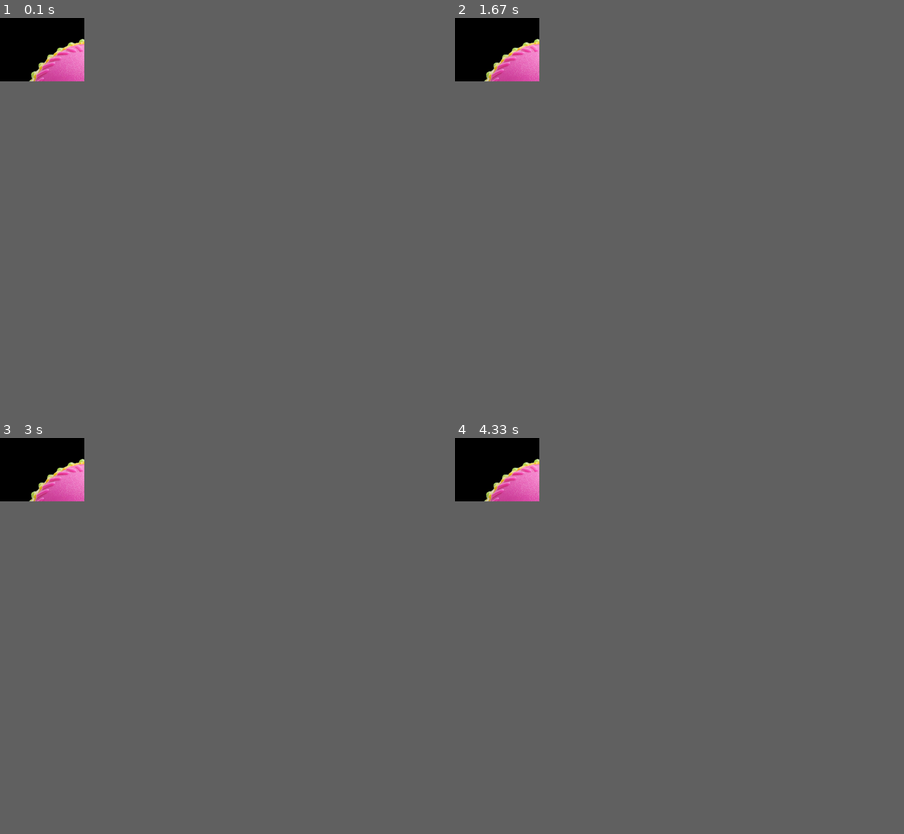
Above: before the commit, frames 1-4 (two rows, left to right).
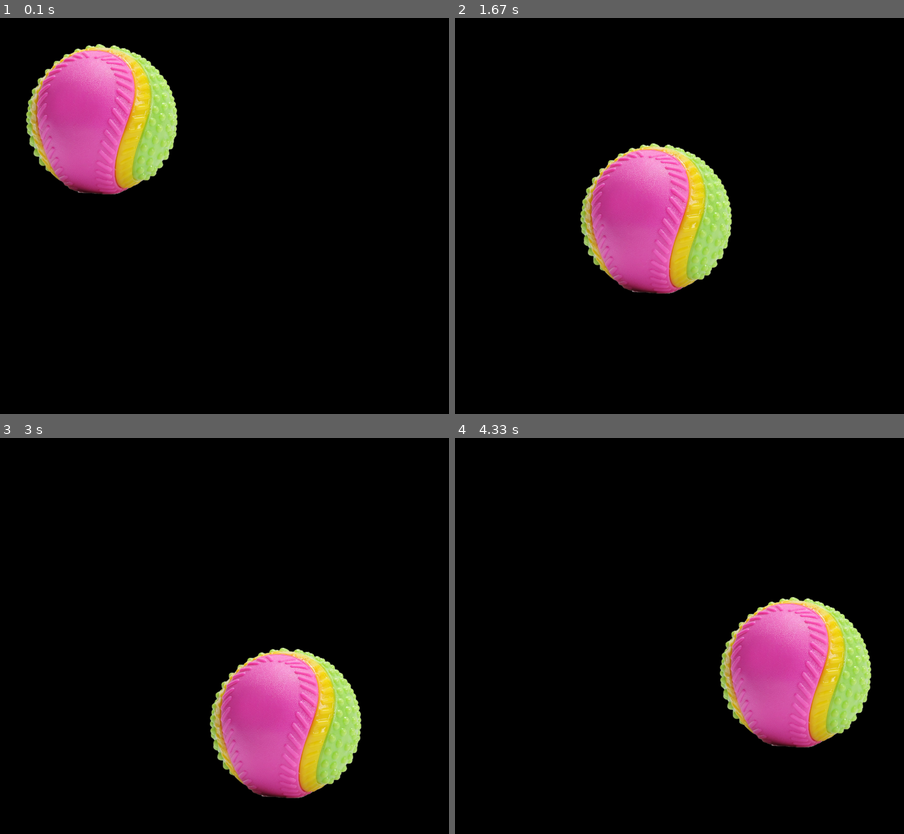
Above: after the commit, the same moments.

Repository: ProfX1/applicationPygame
Game: pygame game, started from jeuRectangles.py
Two runs of this game, one before a commit and one after it. Both use one fixed random seed, a clock stepped at 60 frames per second and the inputs below.
Inputs:
- Up to frame 1 (0.1 s): no input
- Up to frame 2 (1.67 s): no input
- Up to frame 3 (3 s): no input
- Up to frame 4 (4.33 s): no input
In our replay, the window is 169x127 before the commit and 900x794 after it. These sizes can differ from the game's own. Grey fills any space a smaller window leaves; there, only what the larger window draws over its background counts as a difference.

The runs differ from the first frame. In frame 1, 9.9% of the frame differs, in the area x 5-40%, y 5-45%; in frame 2, 11%; in frame 3, 11%; in frame 4, 11%, in the area x 6-93%, y 5-79%.

Commit message:
balle bouge

Diff:
--- a/jeuRectangles.py
+++ b/jeuRectangles.py
@@ -3,13 +3,13 @@
 
 
 #code pour la balle qui va rebondir
-size = width, height = 320, 240
-speed = [2, 2]
+size = width, height = 1700, 1500
+speed = [4, 4]
 black = 0, 0, 0
 
 screen = pygame.display.set_mode(size)
 clock = pygame.time.Clock()
-ball = pygame.image.load("balle.png")
+ball = pygame.image.load("applicationPygame\\image\\balle.png")
 ballrect = ball.get_rect()
 
 while 1:
Renamed: balle.png -> image/balle.png
